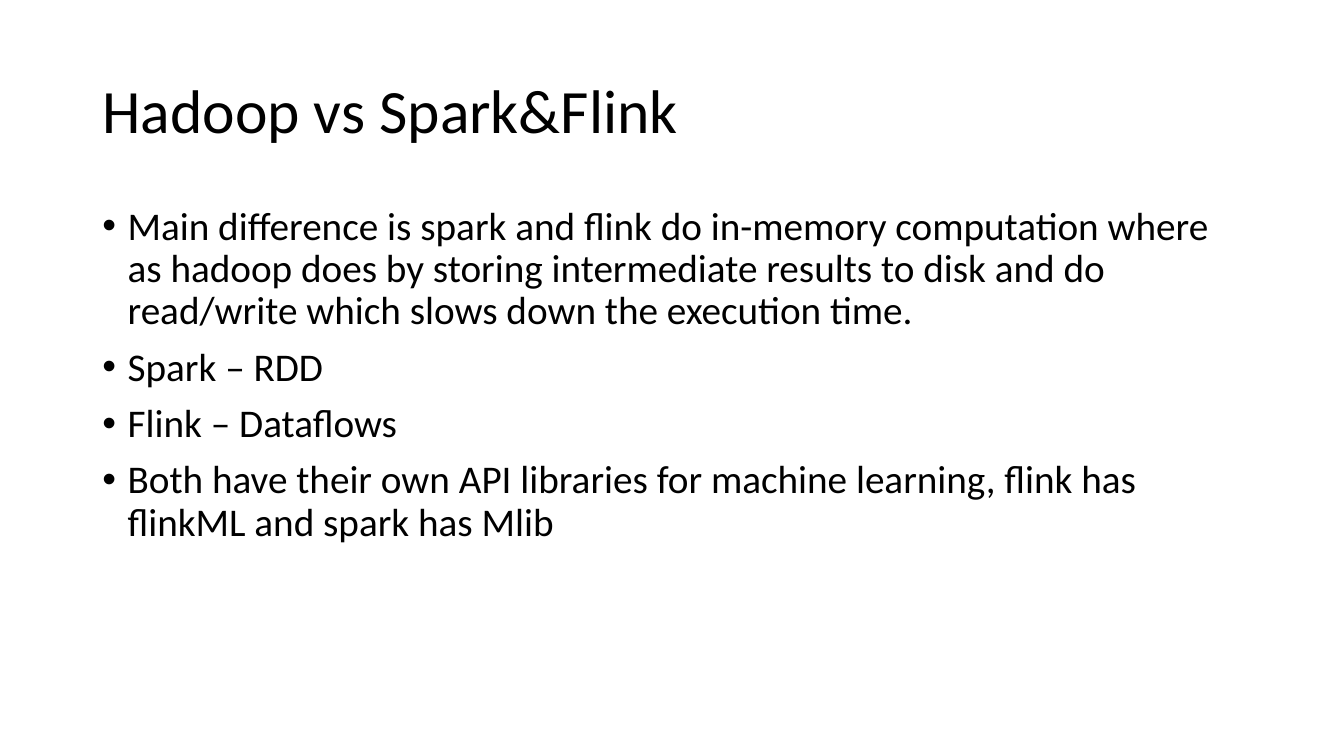
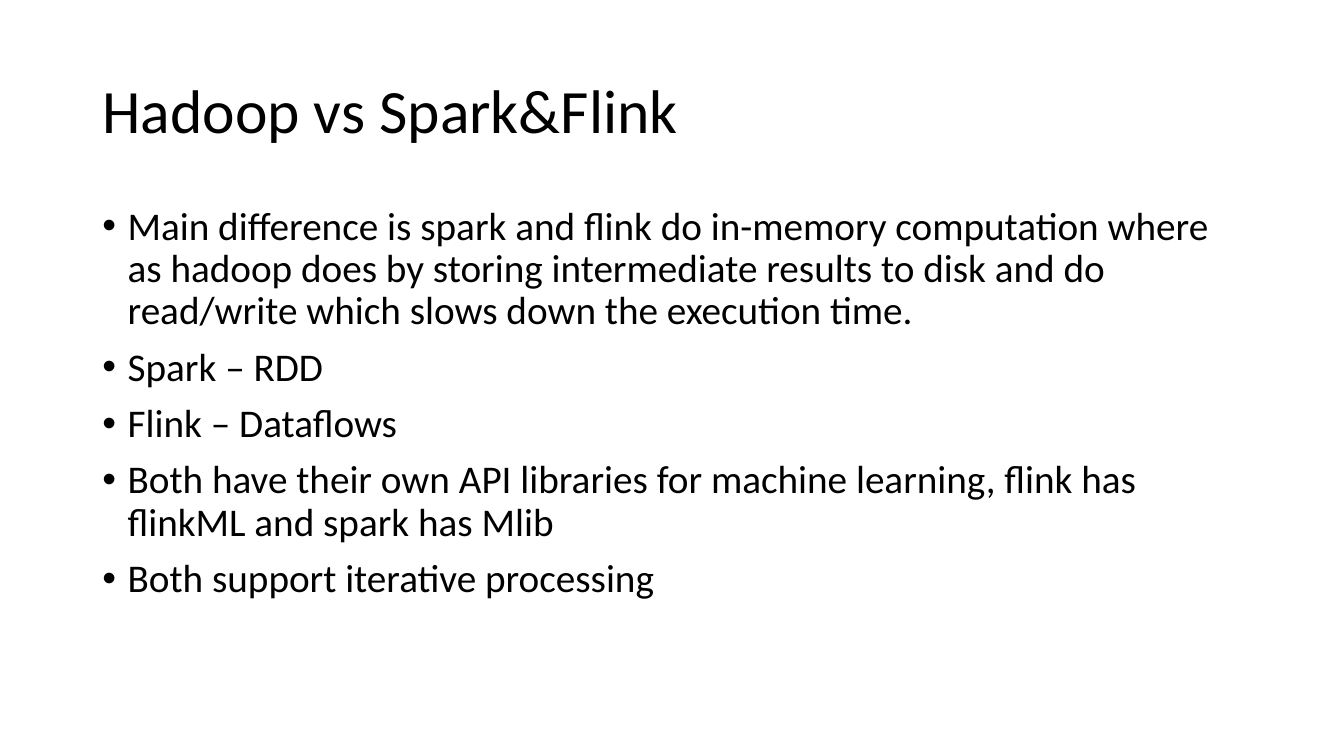
Before and after one commit to jaiprasad266/apache-flink, a slide deck: slide 5 of Learning.pptx. Drawn at 1344x756 pixels with LibreOffice and Linux fonts; fonts in the diff are those of the drawing. Boxes give left, top, right and bottom in pixels: in the first picture for what was removed or moved away, otherwise in the second. Text is boxed around its words. In the diff, an @@ line names an element or a change of style, - is before the commit and + after.

Commit message:
add ppt

```diff
--- a/Learning.pptx
+++ b/Learning.pptx
@@ text at (128, 564, 654, 599): paragraph added @@
+• Both support iterative processing
```
